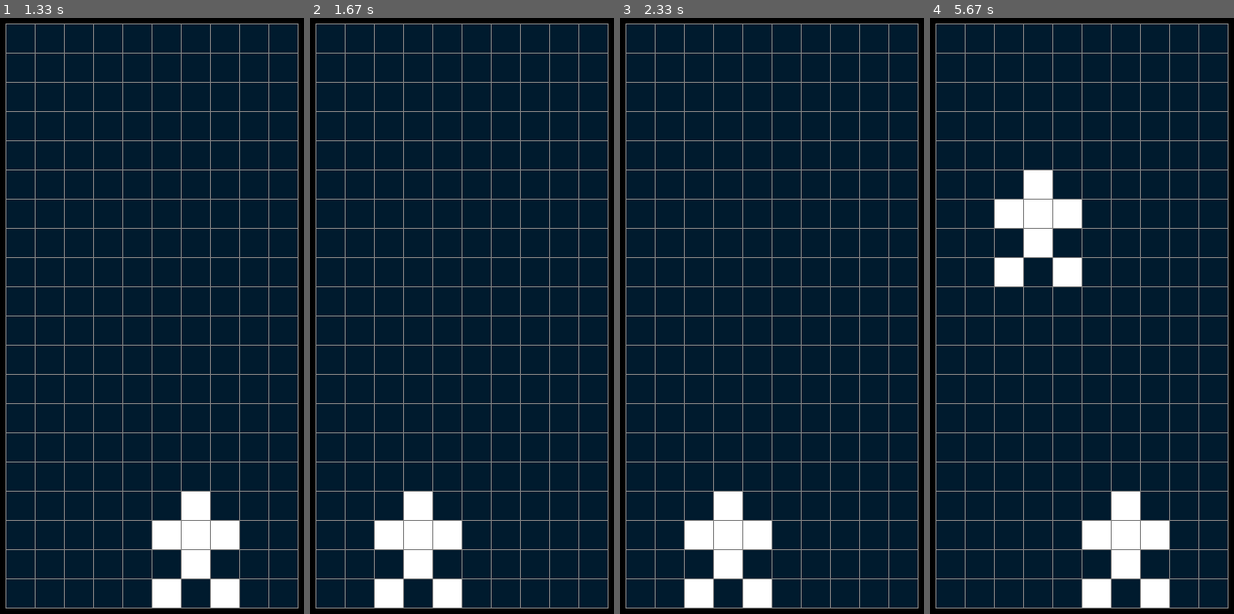
Above: before the commit, frames 1-4 (left to right).
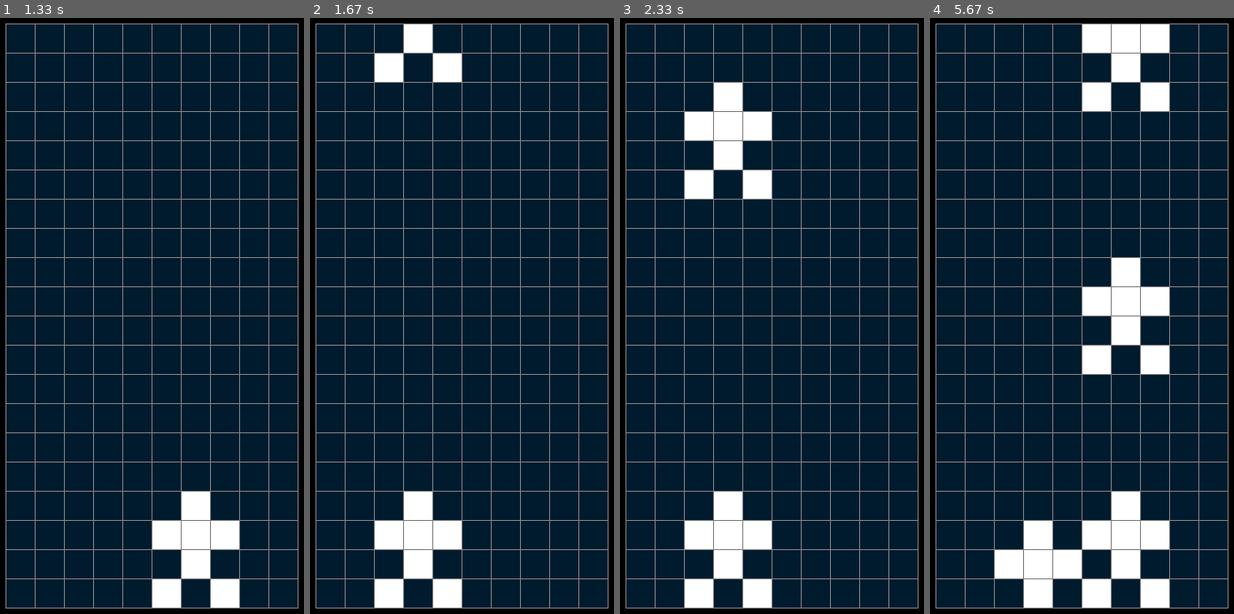
Above: after the commit, the same moments.

Repository: ParsaSedighi/pygame-Brick-Car
Game: pygame game, started from game.py
Same seed, same stepped clock (60 frames per second), same inputs: the game is played once before the commit and once after it.
Inputs:
- Up to frame 1 (1.33 s): hold Right 0.33-0.8 s
- Up to frame 2 (1.67 s): hold Left from 1.33 s (still down)
- Up to frame 3 (2.33 s): release Left at 1.87 s
- Up to frame 4 (5.67 s): hold Right 2.33-2.97 s; hold Left 3-3.47 s; hold Right 3.5-3.97 s; hold Right 4-4.47 s; hold Left 4.5-5.03 s; hold Right from 5.5 s (still down)

Frame 1 is identical in both runs. In frame 2, 1.3% of the frame differs, in the area x 21-50%, y 1-11%; in frame 3, 3.1%; in frame 4, 11%, in the area x 21-79%, y 1-99%.

Commit message:
GameOver fix #1

Diff:
--- a/game.py
+++ b/game.py
@@ -90,7 +90,7 @@
 done = False
 
 tick = pygame.USEREVENT
-tick_speed = 300
+tick_speed = 150
 pygame.time.set_timer(tick, tick_speed)
 
 spawn = pygame.USEREVENT+1
@@ -135,13 +135,18 @@
     draw_window(SCREEN)
     draw_guide(SCREEN, ROW + 1, COL + 1)
 
-    # GAME OVER
-    for i in all_enemies:
-        if i == [player.y, player.x]:
+    ############ GAME OVER ############
+    player_under = [player.y+3, player.x+1]
+    temp_pos = player_pos
+    if player_under not in temp_pos:
+        temp_pos.append(player_under)
+    for block in all_enemies:
+        if block in temp_pos:
             tick_speed = INF
             spawn_time = tick_speed
             pygame.time.set_timer(tick, tick_speed)
             pygame.time.set_timer(spawn, spawn_time)
+    ###################################
 
     pygame.display.flip()  # Draw the screen each frame
 ###############################################################################
